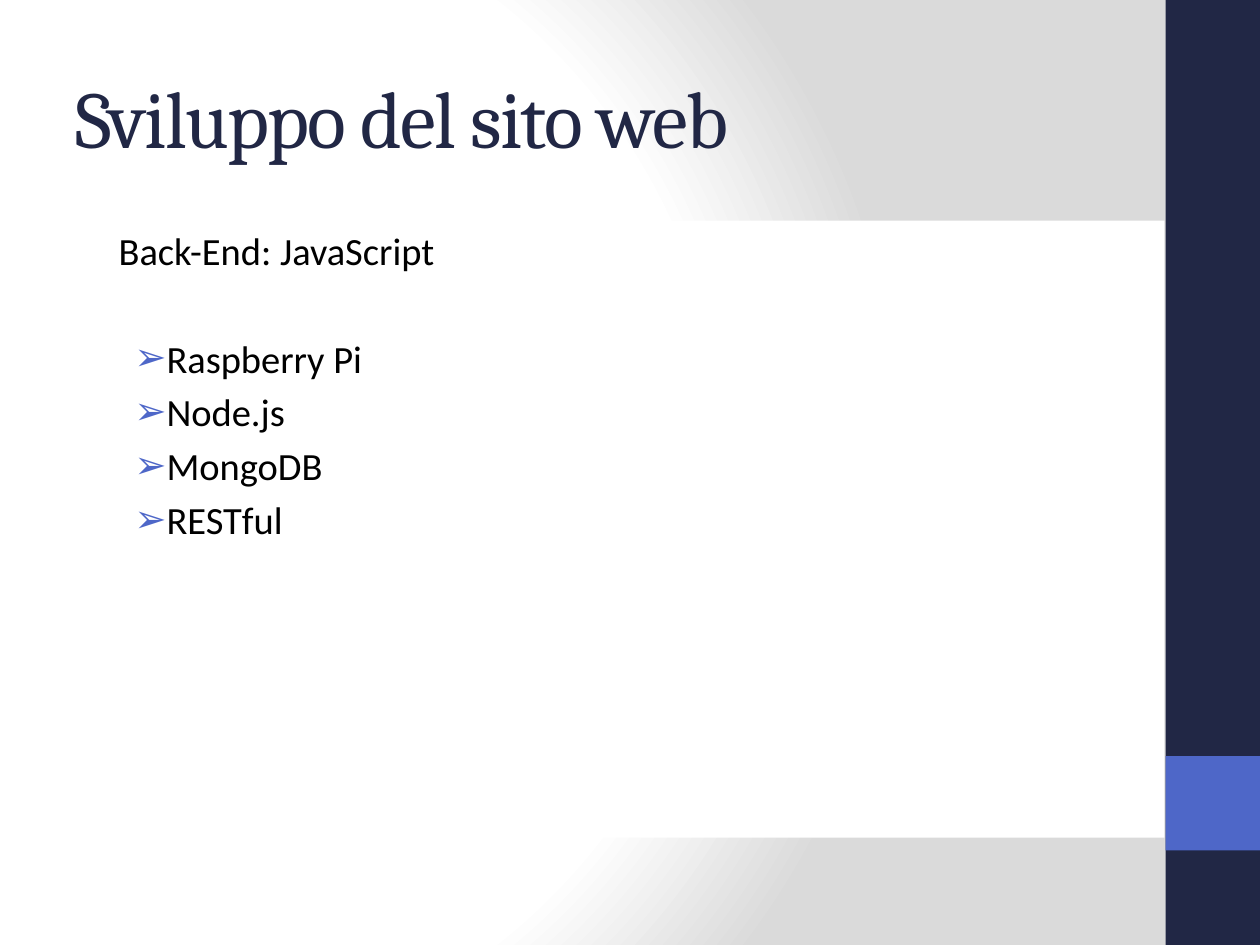
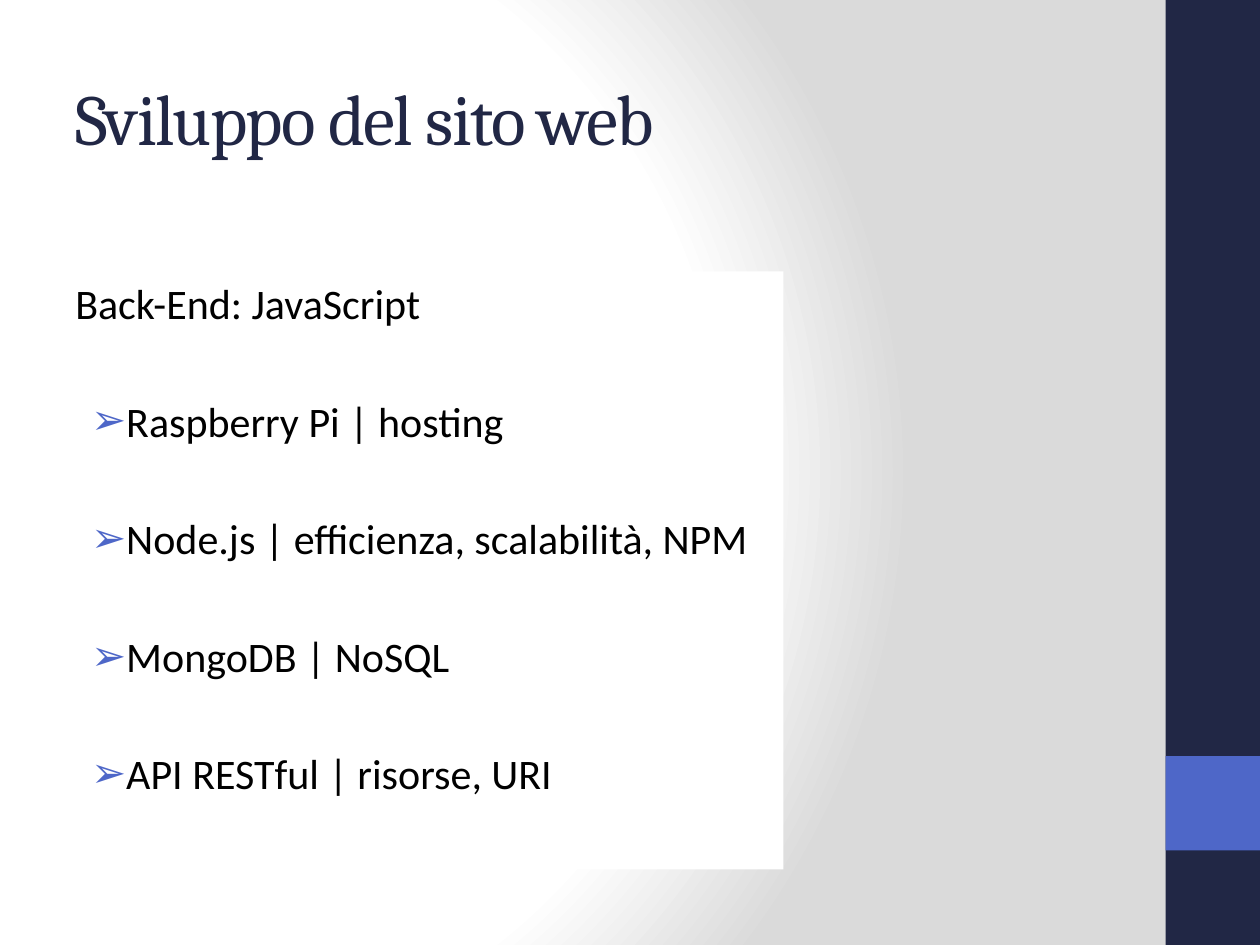
Before and after one commit to Jolsty/SimSim, a slide deck: slide 5 of Tesi_Sistema_Accessi_IoT_Andrei_Ciulpan_872394/presentazione/Sistema Accessi IoT.pptx (slide 6 before the commit). Drawn at 1260x945 pixels with LibreOffice and Linux fonts; fonts in the diff are those of the drawing. Boxes give left, top, right and bottom in pixels: in the first picture for what was removed or moved away, otherwise in the second. Text is boxed around its words. In the diff, an @@ line names an element or a change of style, - is before the commit and + after.

```diff
--- a/Tesi_Sistema_Accessi_IoT_Andrei_Ciulpan_872394/presentazione/Sistema Accessi IoT.pptx
+++ b/Tesi_Sistema_Accessi_IoT_Andrei_Ciulpan_872394/presentazione/Sistema Accessi IoT.pptx
@@ title "Sviluppo del sito web" at [76, 95, 654, 160]: size 46 to 41 pt @@
@@ text "Back-End: JavaScript": place and size @@
-text "Back-End: JavaScript" at [106, 220, 1164, 838]
+text "Back-End: JavaScript" at [63, 271, 784, 869]
@@ text at [75, 289, 420, 326]: size 22 to 24 pt in "Back-End: JavaScript" @@
@@ text at [126, 407, 748, 794]: text changed; size 22 to 24 pt @@
-➢ Raspberry Pi
-➢ Node.js
-➢ MongoDB
-➢ RESTful
+➢ Raspberry Pi | hosting
+➢ Node.js | efficienza, scalabilità, NPM
+➢ MongoDB | NoSQL
+➢ API RESTful | risorse, URI
```
Also in this commit, not shown: 6 other slides changed, 1 slide added, 1 slide removed, 24 other files.
